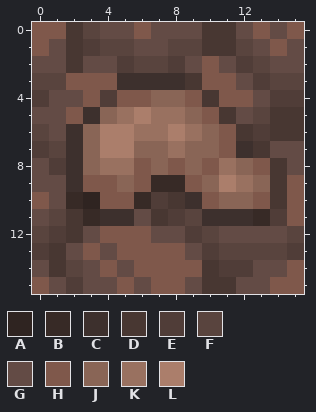
One commit to this pixel-art sprite: Animations/Dirt/IRON/000.png. Above is the file before it was changed.
The file is 32x32 pixels, drawn in blocks of 2x2; one block is one cell here. Colours within 5 levels of each other are drawn and written as one.
Palette (. is transparent): A #2f2421  B #372a26  C #3d302d  D #483732  E #503d38  F #59443e  G #634b45  H #7f584b  J #896556  K #997160  L #ab7e6b
Pixels before, first column x 0:
 0 HHDFGGHGGGDDGHGH
 1 HGDEFFGGFFDDFGHG
 2 GGDGGEFFEGHGEFGG
 3 FFHHHCCCCDHHGEFF
 4 EGGHEHHJJHDHHGEE
 5 GGHCJKLKKJHDGFDD
 6 FGCJLLKKLKJHDEDD
 7 EFCJLLJJKJJHCDGG
 8 GECJKKHJHJHKJHDG
 9 GGCHHJHBBHJLKJDH
10 HGBAHHBEDCHJJHDH
11 GFDBCCGDEFCCCBEH
12 FEDGHHHGGEFGGGGF
13 EDGHGHHHHGEFFFFE
14 GDFGHGHHHHDEEGGH
15 HGEGGHGHHGDDGGHH
Once edited:
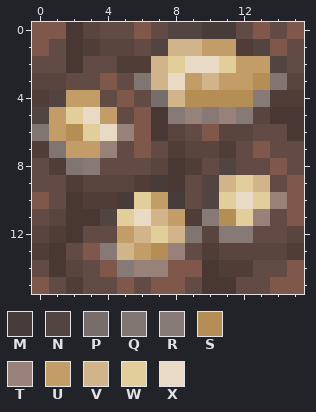
Colours new in this view: M #473c39  N #524441  P #776e6b  Q #817572  R #877976  S #b58e56  T #978179  U #c39d67  V #d1b48a  W #e1ce9b  X #e8dac5
What changed:
y 0: x 8..11 GGDD -> NNMM
y 1: x 7..13 GFFDDFG -> NVVUUEN
y 2: x 6..14 FFEGHGEFG -> EVWXXWUUN
y 3: x 2..3 HH -> GG; x 5..14 CCCCDHHGEF -> GQVXUVUUSQ
y 4: x 1..4 GGHE -> NUUG; x 6..13 HJJHDHHG -> GPVSSSSR
y 5: x 0..12 GGHCJKLKKJHDG -> NUWXUGHDRTRTR
y 6: x 0..14 FGCJLLKKLKJHDED -> QUSWXTHDFGHFFGG
y 7: x 1..13 FCJLLJJKJJHCD -> QUUTGHGEFFEGH
y 8: x 2..14 CJKKHJHJHKJHD -> QRGGGFDEGNGGH
y 9: x 2..14 CHHJHBBHJLKJD -> EFFFEMDGNVWVG
y 10: x 2..14 BAHHBEDCHJJHD -> DEEMWUMGNWXWT
y 11: x 3..14 BCCGDEFCCCBE -> DNWXVUERSWTG
y 12: x 4..9 HHHGGE -> GUVWVQ; x 11..12 GG -> RR
y 13: x 4..8 GHHHH -> RVUST
y 14: x 5..7 GHH -> RTT
